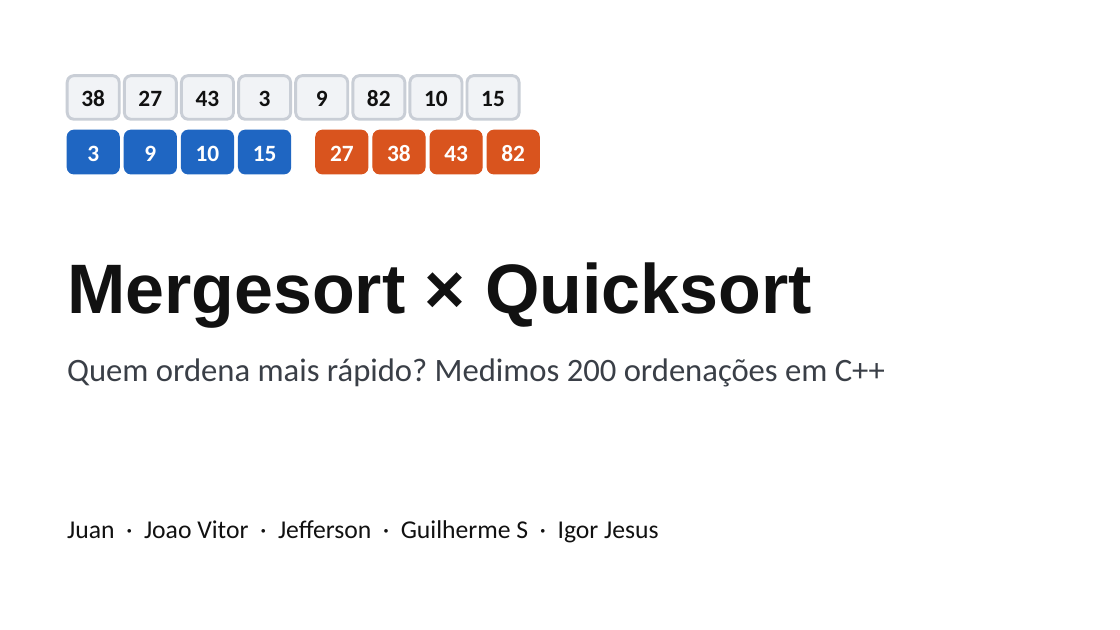
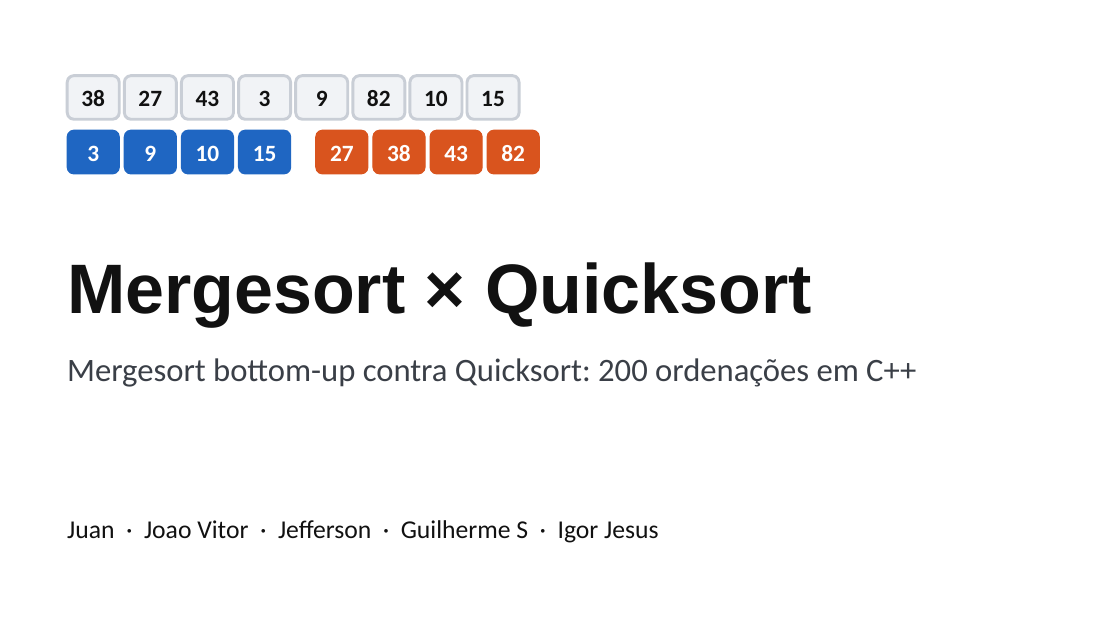
Before and after one commit to guint3r/Trabalho_Simulador_OS, a slide deck: slide 1 of trabalho_ordenacao/apresentacao/slides.pptx. Drawn at 1120x630 pixels with LibreOffice and Linux fonts; fonts in the diff are those of the drawing. Boxes give left, top, right and bottom in pixels: in the first picture for what was removed or moved away, otherwise in the second. Text is boxed around its words. In the diff, an @@ line names an element or a change of style, - is before the commit and + after.

```diff
--- a/trabalho_ordenacao/apresentacao/slides.pptx
+++ b/trabalho_ordenacao/apresentacao/slides.pptx
@@ text at (x1=67, y1=358, x2=916, y2=387): text changed @@
-Quem ordena mais rápido? Medimos 200 ordenações em C++
+Mergesort bottom-up contra Quicksort: 200 ordenações em C++
```
Also in this commit, not shown: 8 other slides changed, 31 other files.
